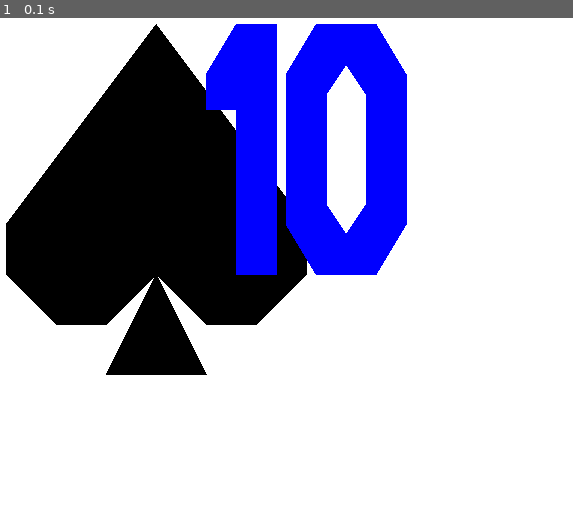
Above: before the commit, frame 1.
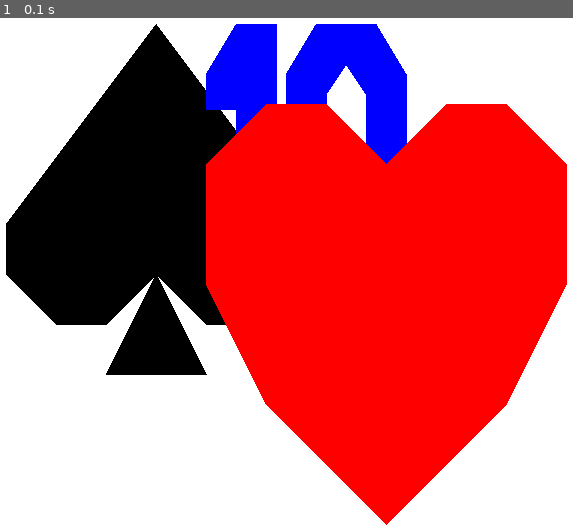
Above: after the commit, the same moment.

Repository: ankhilko/bj_pygame
Game: pygame game, started from main.py
The game is run twice, just before and just after one commit, with the same random seed, the same clock (stepped at 60 frames per second) and the same inputs.
Inputs:
- Up to frame 1 (0.1 s): no input

The runs differ from the first frame. In frame 1, 37% of the frame differs, in the area x 35-99%, y 16-99%.

Commit message:
made some refactoring on the drawing function

Diff:
--- a/main.py
+++ b/main.py
@@ -132,16 +132,18 @@
 clock = pygame.time.Clock()
 
 
+def draw_single(color: tuple, _shape: list, size=1, xy=(0, 0)):
+    pygame.draw.polygon(screen, color,
+                        tuple((_shape[i] * size + xy[0], _shape[i + 1] * size + xy[1])
+                              for i in range(0, len(_shape), 2)))
+
+
 def draws(color: tuple, _shape: list, size=1, xy=(0, 0)):
     if type(_shape[0]) == int:
-        pygame.draw.polygon(screen, color,
-                            tuple((_shape[i] * size + xy[0], _shape[i + 1] * size + xy[1])
-                                  for i in range(0, len(_shape), 2)))
+        draw_single(color, _shape, size, xy)
     else:
         for shape in _shape:
-            pygame.draw.polygon(screen, color,
-                                tuple((shape[i] * size + xy[0], shape[i + 1] * size + xy[1])
-                                      for i in range(0, len(shape), 2)))
+            draw_single(color, shape, size, xy)
 
 
 deck = [(i, j) for j in suits for i in ranks if i != 'a']
@@ -162,6 +164,7 @@
 
     draws(BLACK, shapes['spades'], 5, (200, 20))
     draws(BLUE, shapes['10'], 5, (400, 20))
+    draws(RED, shapes['hearts'], 6, (400, 100))
 
 
 
